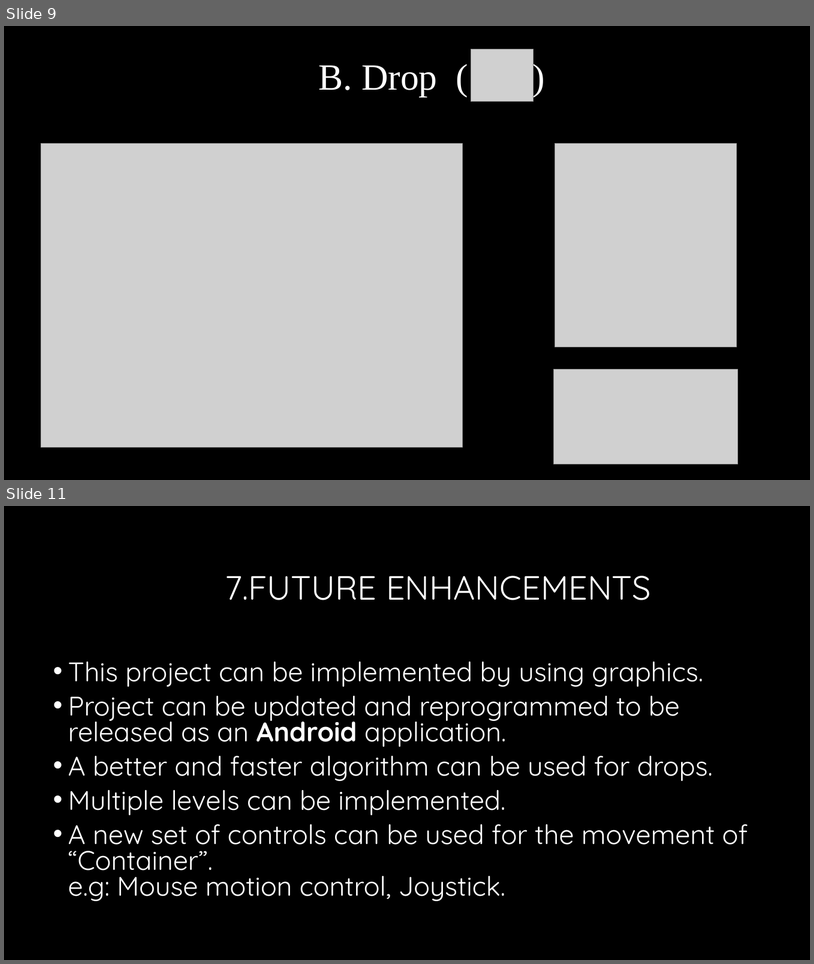
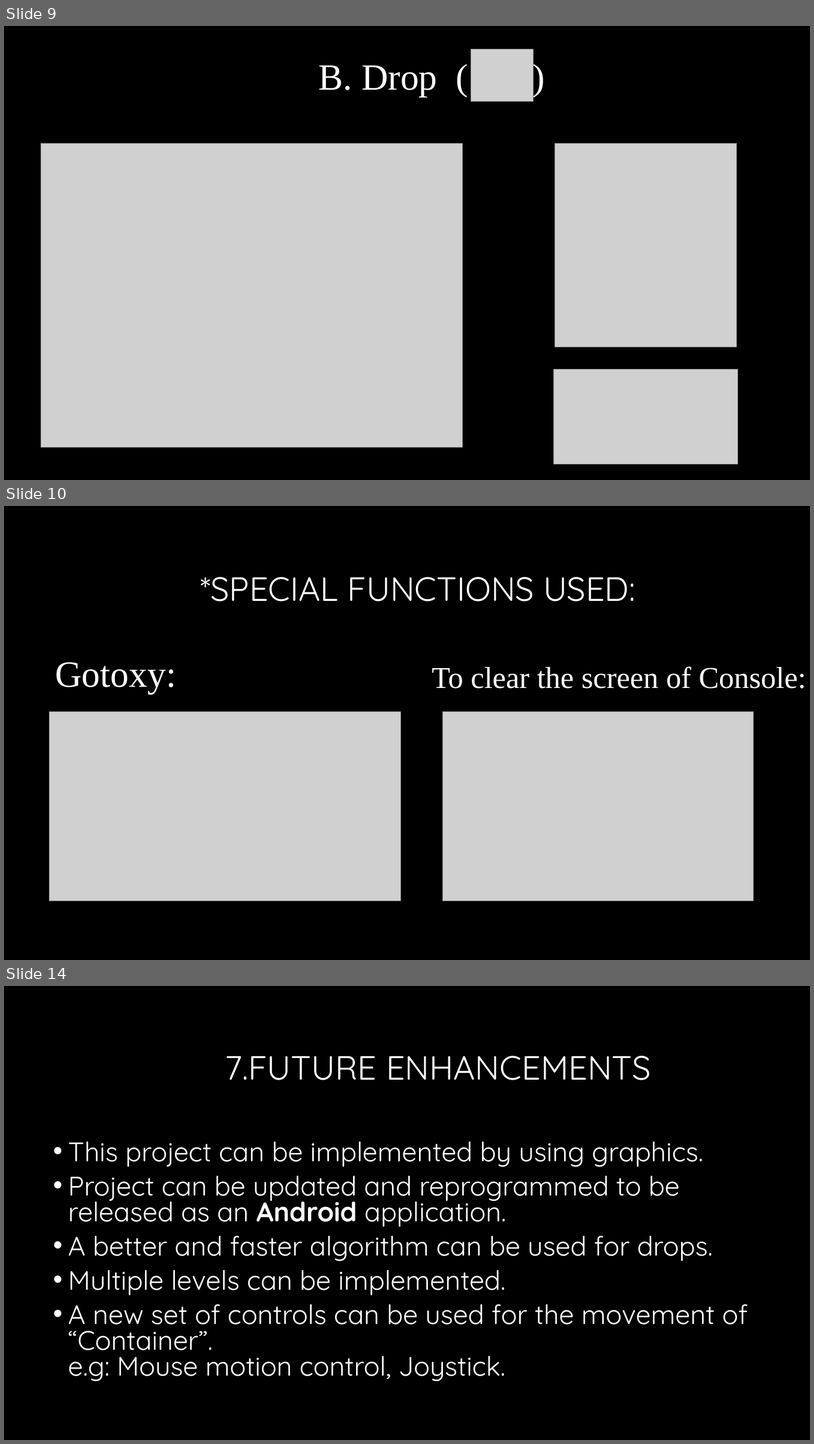
Before and after one commit to Rohith-Innamuri/OilSpill-Game, a slide deck: Project ppt.pptx. Shown one above the other, each under a label of ours: slides 9 and 11 before the commit, slides 9, 10 and 14 after it; the slides between them are not shown. The pictures are 814x964 and 814x1444 pixels, drawn with LibreOffice and Linux fonts; fonts in the diff are those of the drawing; grey boxes stand for pictures; background and template pictures are left out. Boxes give left, top, right and bottom in pixels: in the first picture for what was removed or moved away, otherwise in the second. Text is boxed around its words. In the diff, an @@ line names an element or a change of style, - is before the commit and + after.

```diff
--- a/Project ppt.pptx
+++ b/Project ppt.pptx
@@ slide 10 added at [4,506,810,960], background #000000 @@
@@ title added at [200,577,635,601], 40 pt, text #FFFFFF @@
+*SPECIAL FUNCTIONS USED:
@@ text added at [55,662,176,693], 44 pt, text #FFFFFF @@
+Gotoxy:
@@ text added at [432,666,807,688], 36 pt, text #FFFFFF @@
+To clear the screen of Console:
@@ picture added at [50,712,401,900] @@
@@ picture added at [443,712,754,900] @@
@@ what was slide 11 is now slide 14 @@
```
Also in this commit, not shown: 3 slides changed, 2 other slides added, 4 other files.
